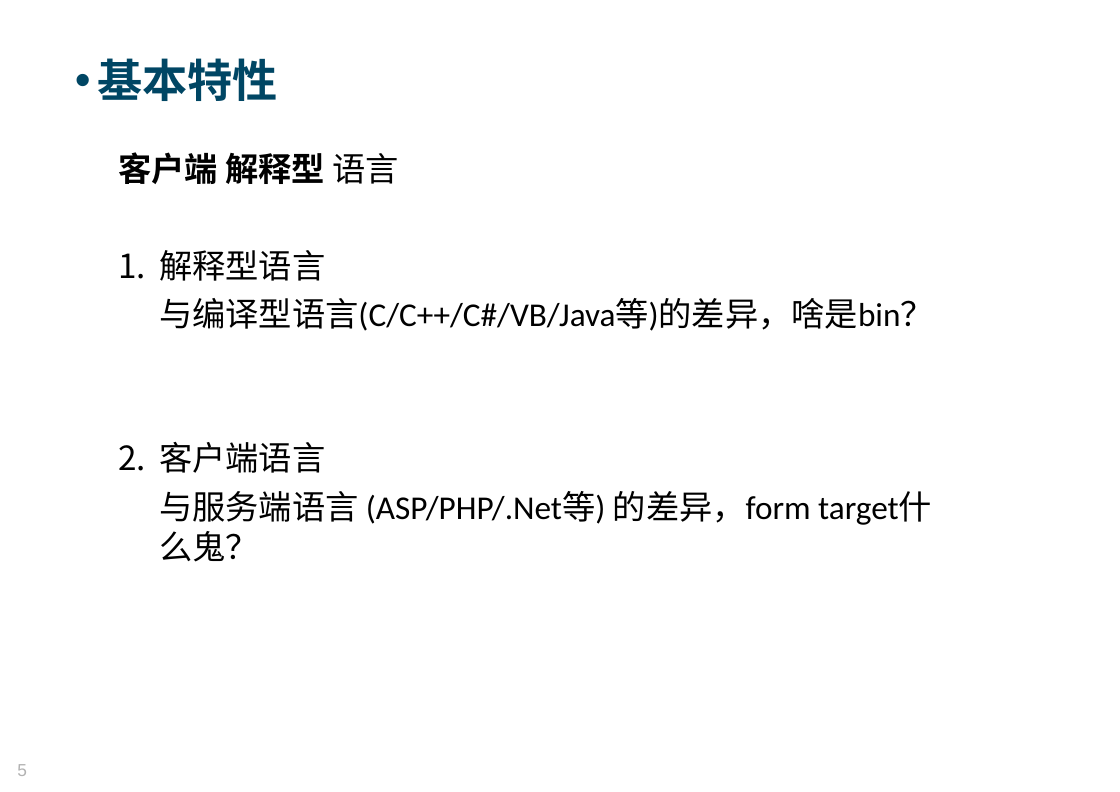
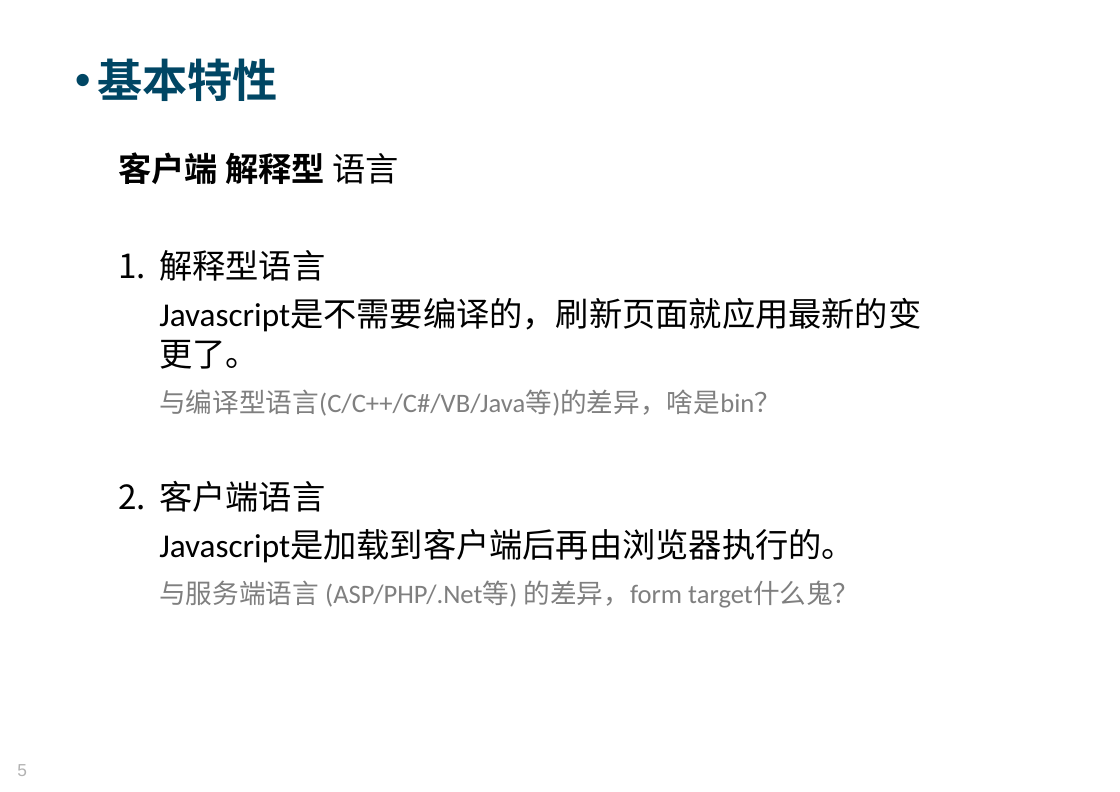
Before and after one commit to Moses824/Train-Javascript-Basic, a slide deck: slide 5 of Train_Javascript_Basic.ppt. Drawn at 1120x792 pixels with LibreOffice and Linux fonts; fonts in the diff are those of the drawing; background and template pictures are left out. Boxes give left, top, right and bottom in pixels: in the first picture for what was removed or moved away, otherwise in the second. Text is boxed around its words. In the diff, an @@ line names an element or a change of style, - is before the commit and + after.

```diff
--- a/Train_Javascript_Basic.ppt
+++ b/Train_Javascript_Basic.ppt
@@ text at (159, 299, 921, 369): paragraph added @@
+Javascript是不需要编译的，刷新页面就应用最新的变更了。
@@ text at (159, 389, 859, 608): size 25 to 20 pt, text colour #000000 to #7F7F7F in "与编译型语言(C/C++/C#/VB/Java等)的差异，啥是bin？", "与服务端语言 (ASP/PHP/.Net等) 的差异，form target什么鬼？"; less space between paragraphs @@
@@ text at (159, 530, 855, 563): paragraph added @@
+Javascript是加载到客户端后再由浏览器执行的。
```
Also in this commit, not shown: 1 slide added, 5 other files.
